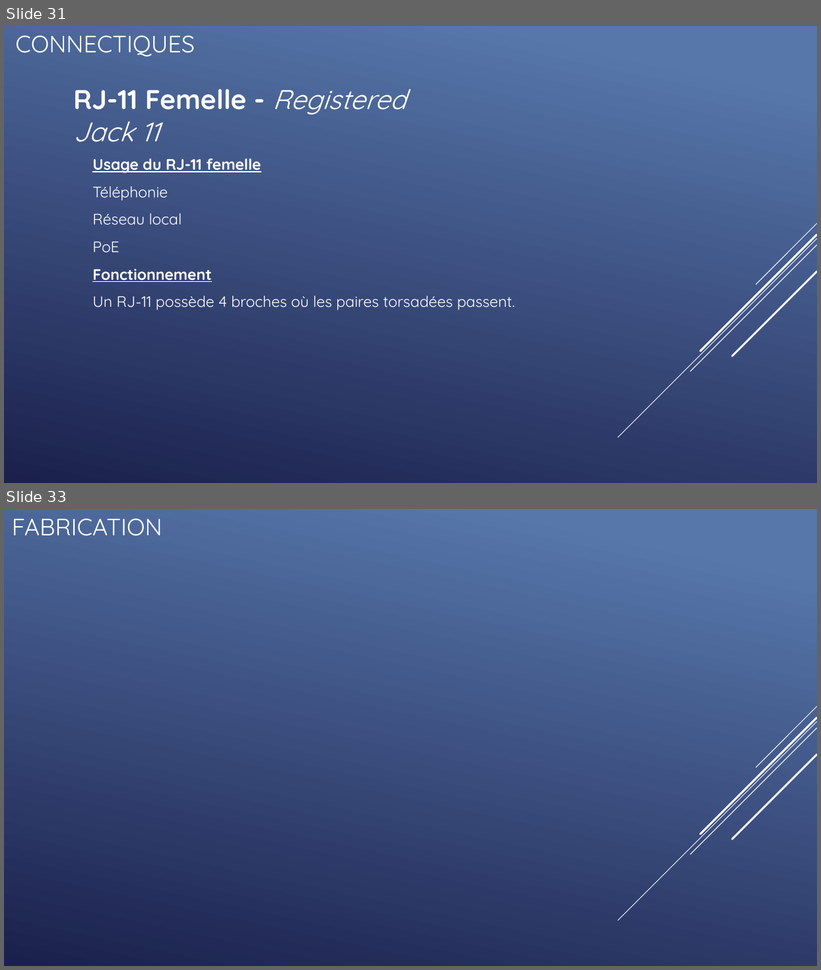
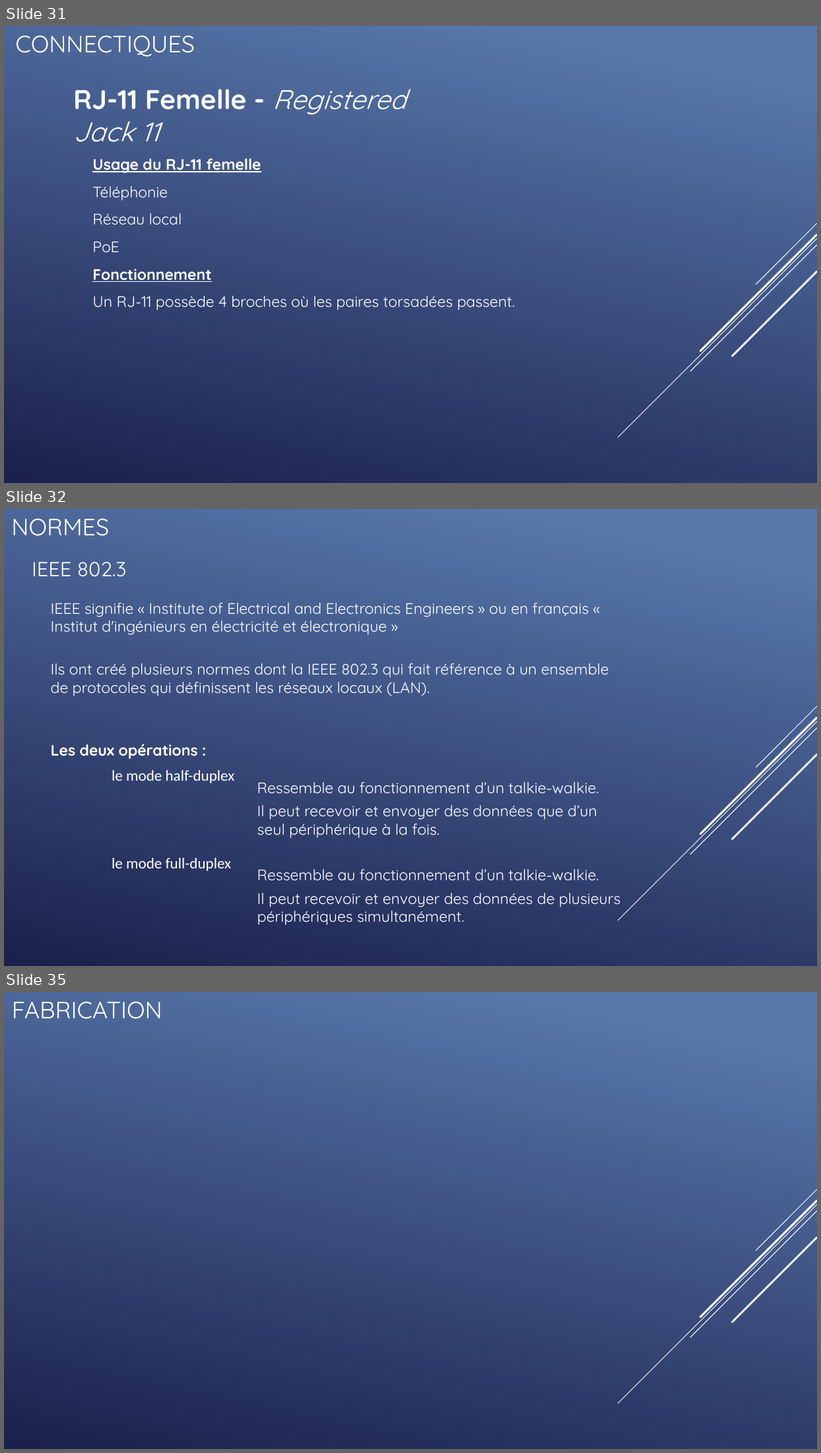
Before and after one commit to QuentinKrg/M214-Ethernet, a slide deck: Module 214 - Fabrication_Ethernet.pptx. Shown one above the other, each under a label of ours: slides 31 and 33 before the commit, slides 31, 32 and 35 after it; the slides between them are not shown. The pictures are 821x970 and 821x1453 pixels, drawn with LibreOffice and Linux fonts; fonts in the diff are those of the drawing. Boxes give left, top, right and bottom in pixels: in the first picture for what was removed or moved away, otherwise in the second. Text is boxed around its words. In the diff, an @@ line names an element or a change of style, - is before the commit and + after.

Commit message:
Ajout des normes dans le PowerPoint

```diff
--- a/Module 214 - Fabrication_Ethernet.pptx
+++ b/Module 214 - Fabrication_Ethernet.pptx
@@ slide 32 added at [4,509,817,966], background gradient #5877AB to #1C204D; not listed: 5 template elements that a slide beside it also shows @@
@@ title added at [11,518,109,536], 28 pt, text #FFFFFF @@
+NORMES
@@ text added at [32,562,127,577], 24 pt, text #FFFFFF @@
+IEEE 802.3
@@ text added at [51,603,589,635], 18 pt, text #FFFFFF @@
+IEEE signifie « Institute of Electrical and Electronics Engineers » ou en français « Institut d'ingénieurs en électricité et électronique »
@@ text added at [51,663,609,696], 18 pt, text #FFFFFF @@
+Ils ont créé plusieurs normes dont la IEEE 802.3 qui fait référence à un ensemble de protocoles qui définissent les réseaux locaux (LAN).
@@ text added at [51,744,198,759], 18 pt, text #FFFFFF, bold @@
+Les deux opérations :
@@ text added at [112,770,235,784], 18 pt, text #FFFFFF @@
+le mode half-duplex
@@ text added at [257,782,599,838], 18 pt, text #FFFFFF @@
+Ressemble au fonctionnement d’un talkie-walkie.
+Il peut recevoir et envoyer des données que d’un seul périphérique à la fois.
@@ text added at [112,858,232,871], 18 pt, text #FFFFFF @@
+le mode full-duplex
@@ text added at [257,869,621,925], 18 pt, text #FFFFFF @@
+Ressemble au fonctionnement d’un talkie-walkie.
+Il peut recevoir et envoyer des données de plusieurs périphériques simultanément.
@@ what was slide 33 is now slide 35 @@
```
Also in this commit, not shown: 2 other slides added, 1 slide removed, 1 other file.
